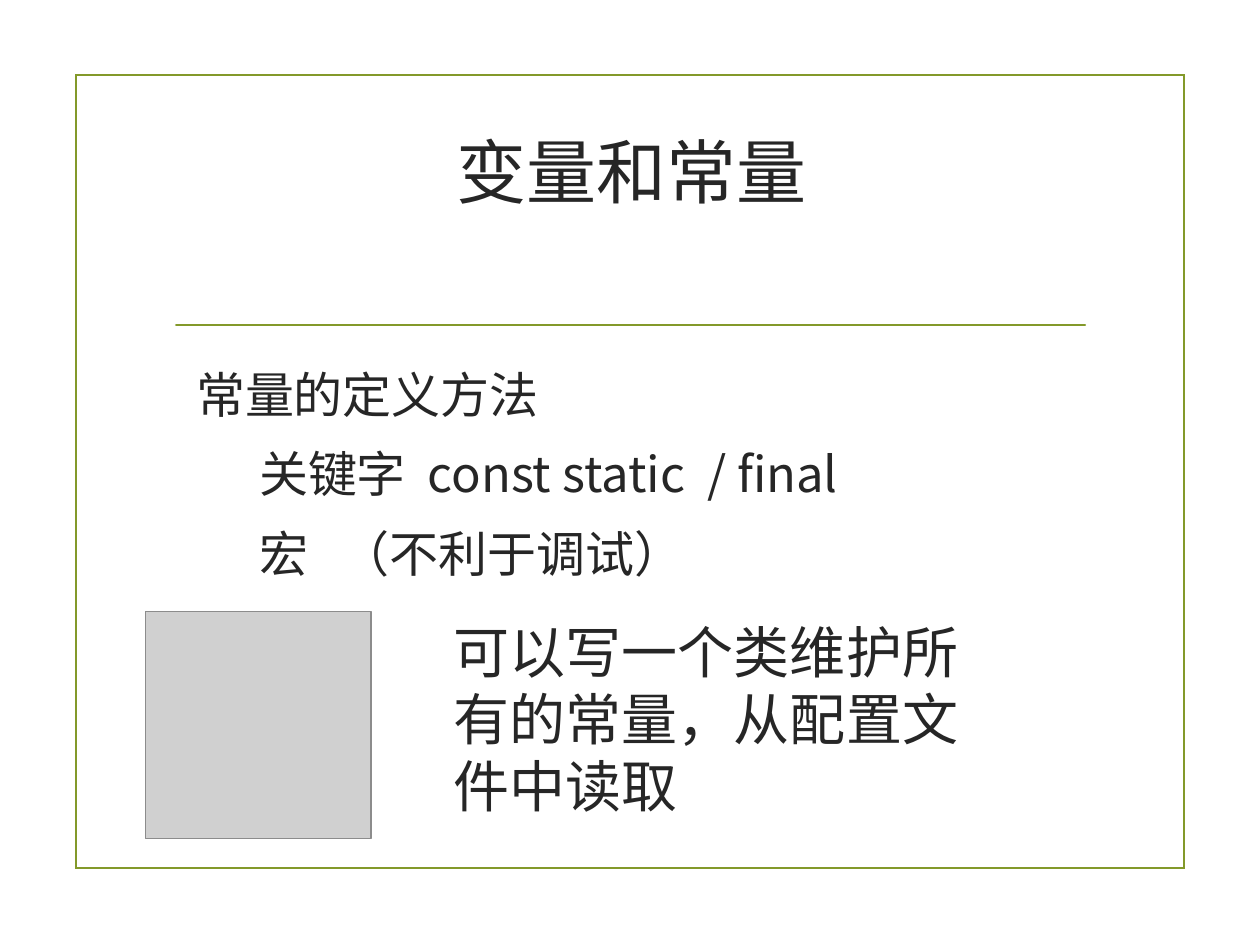
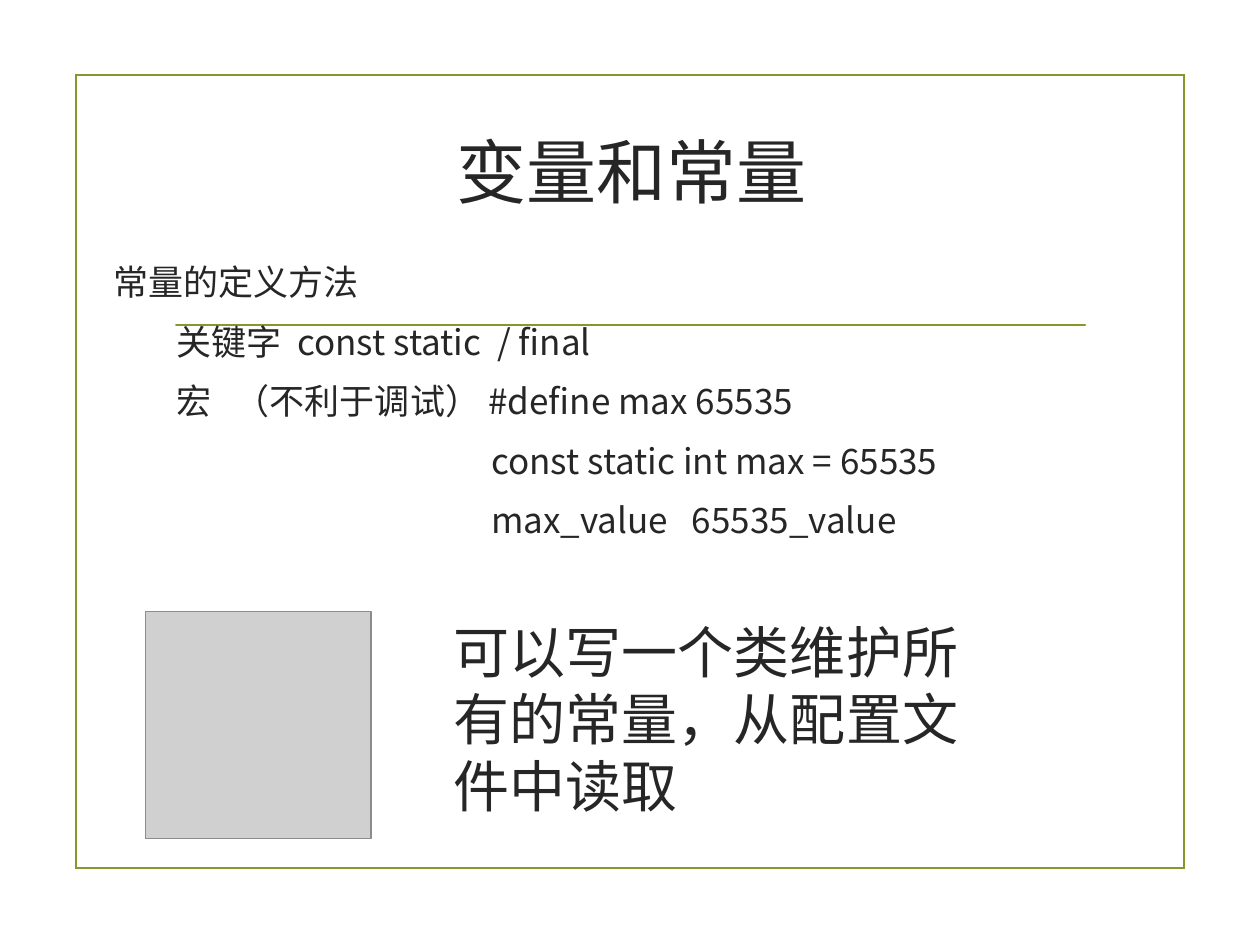
Before and after one commit to zuoshenghuang/curriculum, a slide deck: slide 17 of software/Ch_3_rules_demo.pptx. Drawn at 1260x945 pixels with LibreOffice and Linux fonts; fonts in the diff are those of the drawing; grey boxes stand for pictures; background and template pictures are left out. Boxes give left, top, right and bottom in pixels: in the first picture for what was removed or moved away, otherwise in the second. Text is boxed around its words. In the diff, an @@ line names an element or a change of style, - is before the commit and + after.

```diff
--- a/software/Ch_3_rules_demo.pptx
+++ b/software/Ch_3_rules_demo.pptx
@@ text "常量的定义方法": place and size @@
-text "常量的定义方法" at (196,371,838,577)
+text "常量的定义方法" at (113,265,937,538)
@@ text at (113,265,591,358): size 28 to 20 pt in "常量的定义方法", "关键字 const static / final"; less space between paragraphs @@
@@ text at (176,384,937,538): text changed; size 28 to 20 pt @@
-宏 （不利于调试）
+宏 （不利于调试） #define max 65535
+const static int max = 65535
+max_value 65535_value
```
Also in this commit, not shown: 15 other slides changed, 1 slide added, 1 slide removed, 1 other file.
